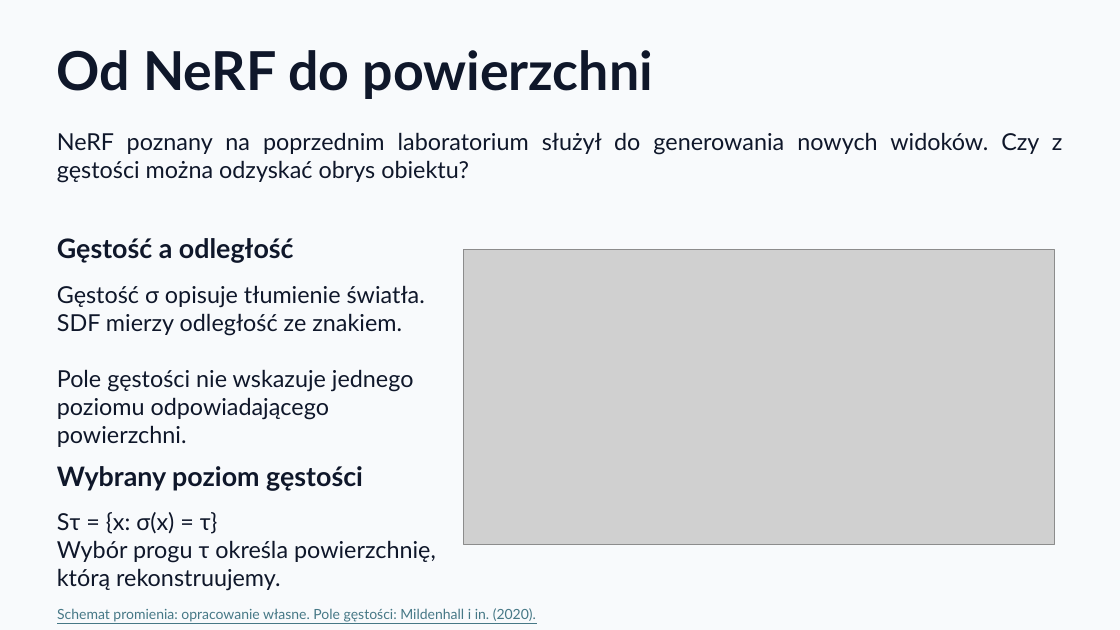
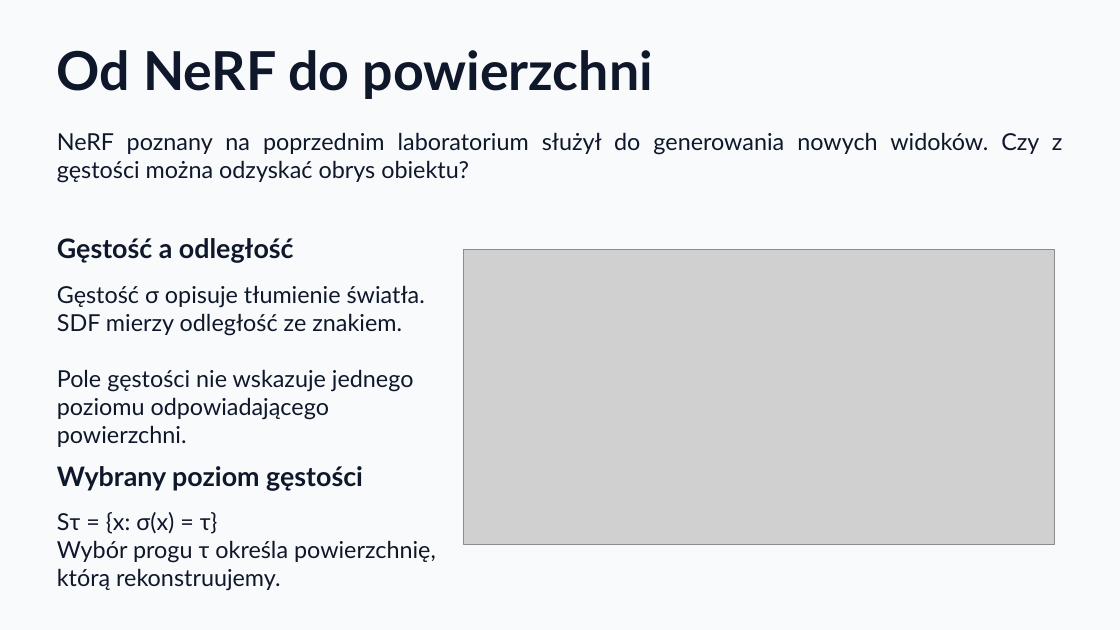
Before and after one commit to KajetanOzog/lab_6, a slide deck: slide 31 of prezentacja.pptx. Drawn at 1120x630 pixels with LibreOffice and Linux fonts; fonts in the diff are those of the drawing; grey boxes stand for pictures. Boxes give left, top, right and bottom in pixels: in the first picture for what was removed or moved away, otherwise in the second. Text is boxed around its words. In the diff, an @@ line names an element or a change of style, - is before the commit and + after.

```diff
--- a/prezentacja.pptx
+++ b/prezentacja.pptx
@@ text removed at bbox=[57, 608, 536, 622] @@
-Schemat promienia: opracowanie własne. Pole gęstości: Mildenhall i in. (2020).
```
Also in this commit, not shown: 15 other slides changed, 2 other files.
